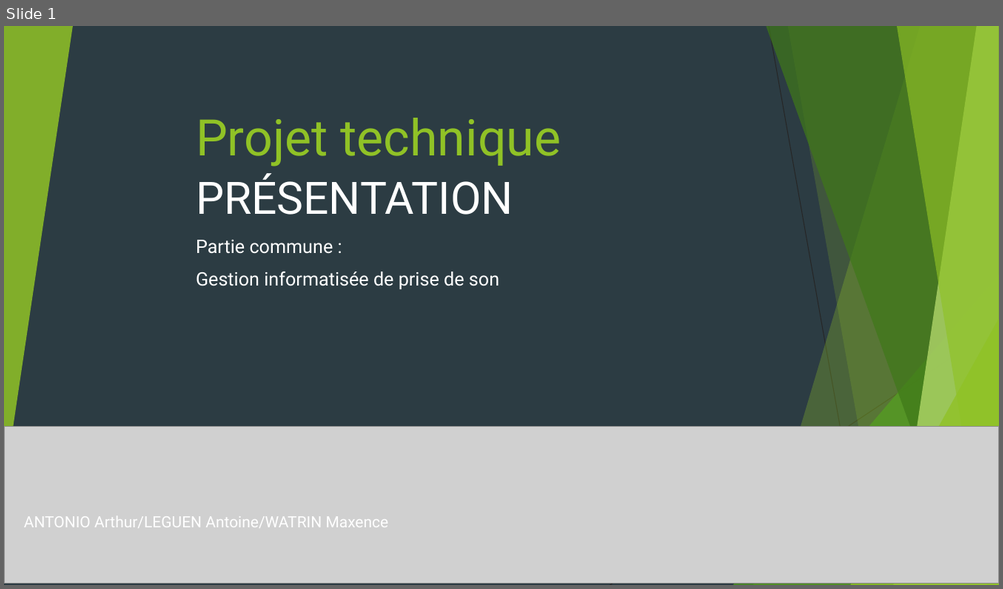
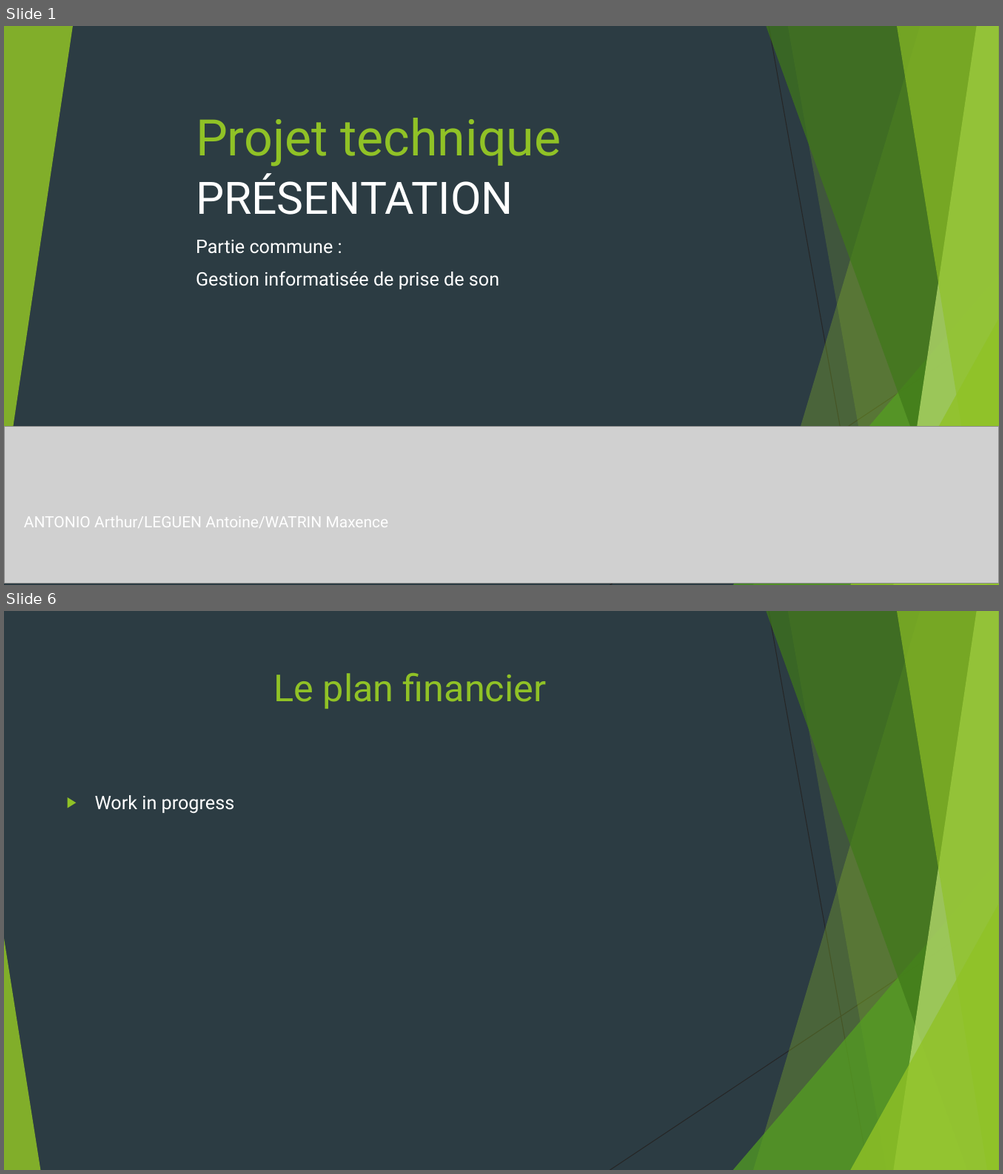
Before and after one commit to MAXENCEWATRIN/GitHub, a slide deck: A trier/Présentation Projet technique.pptx. Shown one above the other, each under a label of ours: slide 1 before the commit, slides 1 and 6 after it; the slides between them are not shown. The pictures are 1003x589 and 1003x1174 pixels, drawn with LibreOffice and Linux fonts; fonts in the diff are those of the drawing; grey boxes stand for pictures. Boxes give left, top, right and bottom in pixels: in the first picture for what was removed or moved away, otherwise in the second. Text is boxed around its words. In the diff, an @@ line names an element or a change of style, - is before the commit and + after.

```diff
--- a/A trier/Présentation Projet technique.pptx
+++ b/A trier/Présentation Projet technique.pptx
@@ slide 6 added at [4, 611, 999, 1170], background #2C3C43; not listed: 9 template elements that a slide beside it also shows @@
@@ title added at [273, 673, 546, 709], 36 pt, text #90C226 @@
+Le plan financier
@@ text added at [95, 795, 235, 814], 18 pt, text #FFFFFF @@
+▶ Work in progress
@@ triangle added at [4, 939, 40, 1170], fill #90C226 at 85% opacity @@
```
Also in this commit, not shown: 5 other slides added, 1 other file.
